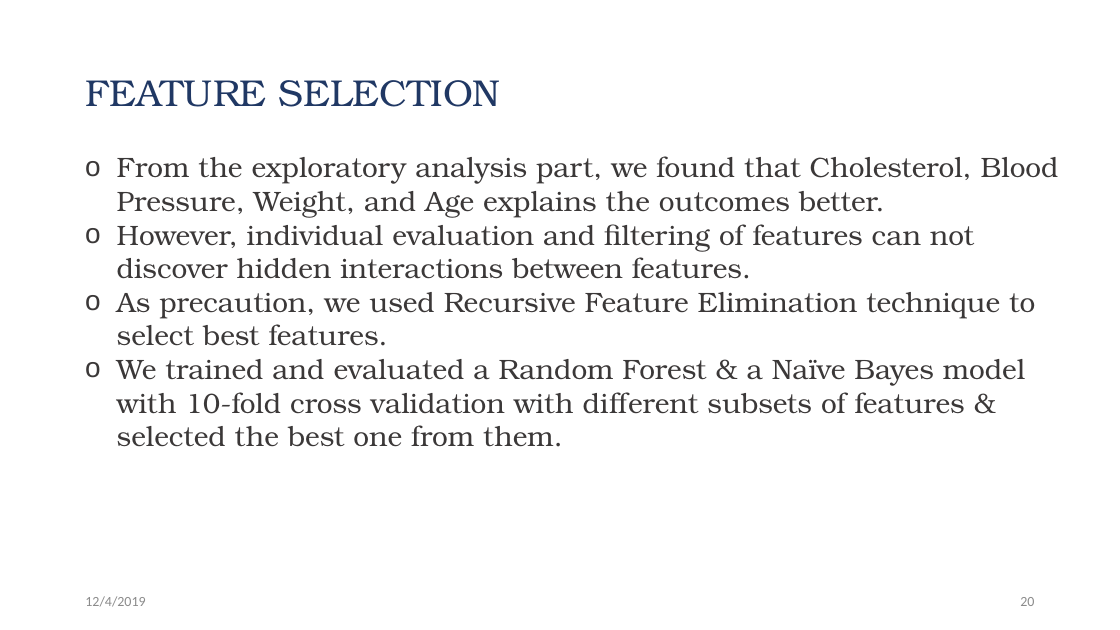
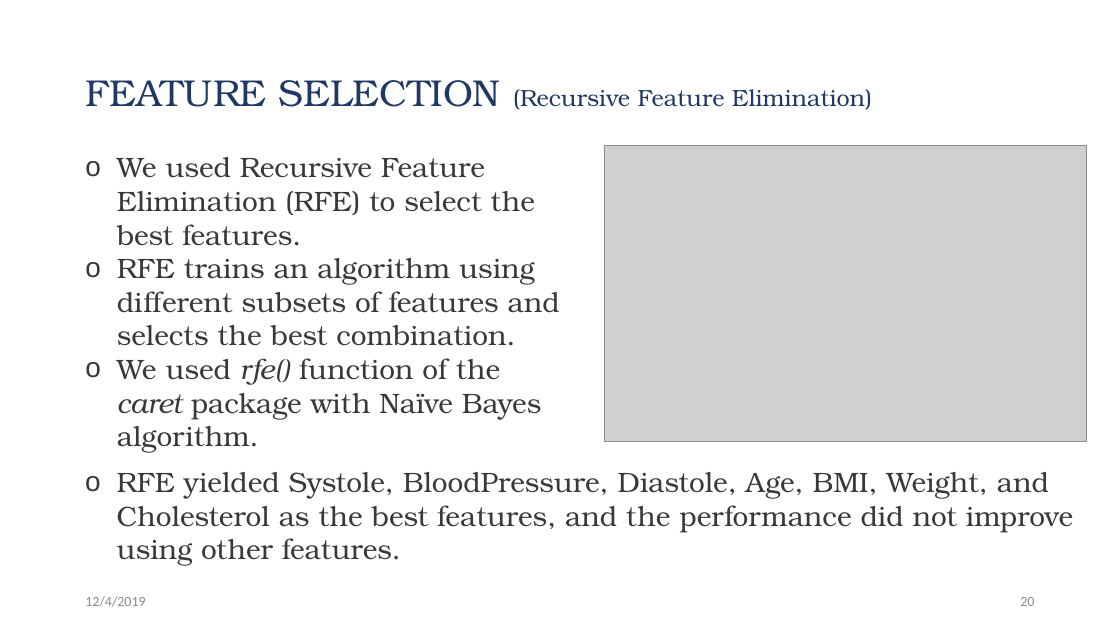
Before and after one commit to Jwen-pg/cds501-predicting-heart-disease, a slide deck: slide 20 of presentation.pptx. Drawn at 1120x630 pixels with LibreOffice and Linux fonts; fonts in the diff are those of the drawing; grey boxes stand for pictures. Boxes give left, top, right and bottom in pixels: in the first picture for what was removed or moved away, otherwise in the second. Text is boxed around its words. In the diff, an @@ line names an element or a change of style, - is before the commit and + after.

Commit message:
presentation - recursive feature selection

```diff
--- a/presentation.pptx
+++ b/presentation.pptx
@@ title at (85, 80, 872, 110): text changed; size 32 to 20 pt @@
-FEATURE SELECTION
+FEATURE SELECTION (Recursive Feature Elimination)
@@ picture added at (605, 145, 1087, 441) @@
@@ text at (117, 157, 560, 453): text changed @@
-o From the exploratory analysis part, we found that Cholesterol, Blood Pressure, Weight, and Age explains the outcomes better.
-o However, individual evaluation and filtering of features can not discover hidden interactions between features.
-o As precaution, we used Recursive Feature Elimination technique to select best features.
-o We trained and evaluated a Random Forest & a Naïve Bayes model with 10-fold cross validation with different subsets of features & selected the best one from them.
+o We used Recursive Feature Elimination (RFE) to select the best features.
+o RFE trains an algorithm using different subsets of features and selects the best combination.
+o We used rfe() function of the caret package with Naïve Bayes algorithm.
@@ text added at (117, 472, 1073, 566), 24 pt, text #3B3838 @@
+o RFE yielded Systole, BloodPressure, Diastole, Age, BMI, Weight, and Cholesterol as the best features, and the performance did not improve using other features.
```
Also in this commit, not shown: 4 other slides changed, 1 slide added, 1 slide removed.
